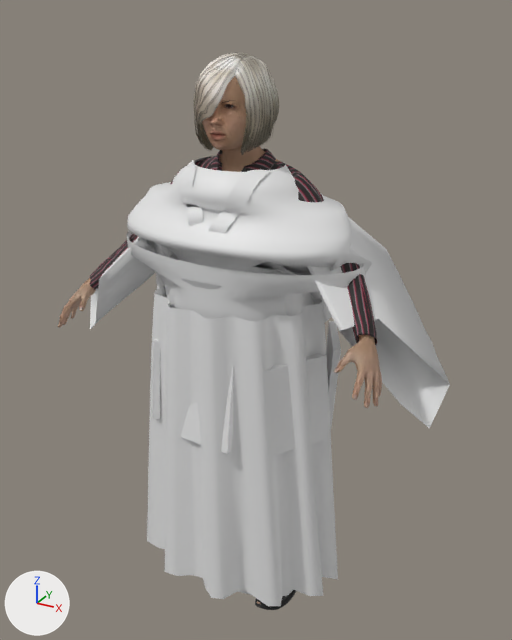
The glTF model HistoryShift/assets/characters/mh/f02.gltf: old version first, new version second.
Both versions are drawn from a 50 mm lens placed at (0.807, -1.418, 1.455), pointed at (0.021, 0.011, 0.74). The axes (+X, +Y, +Z) are drawn at lower left. The lights are the same throughout. The picture after the commit comes second. Vertices at exactly the same position are counted once.

In view in the first picture: 'f02.bob02', 'f02.body', 'f02.female_elegantsuit01', 'f02_garment_armor', 'f02_garment_eri', 'f02_garment_hakama', 'f02_garment_kosode' and 3 more.
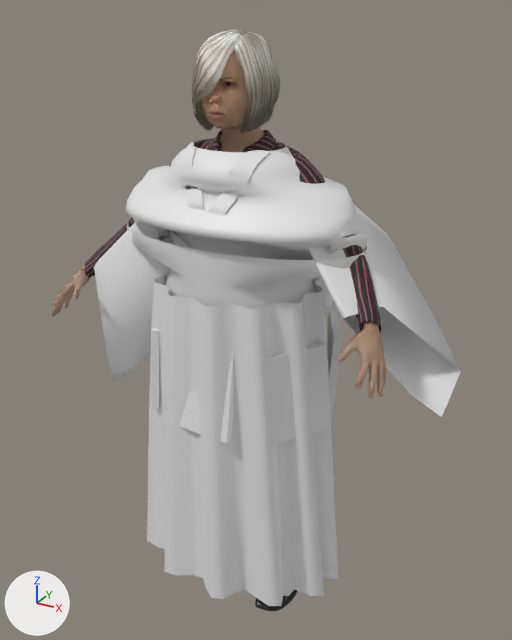
Not visible in the pictures: 'f02.eyebrow011', 'f02.eyebrow010'.

What changed in the scene script:
```text
Add mat_f02_eyebrow010:
    mat_f02_eyebrow010 = bpy.data.materials.new('f02.eyebrow010')
    # uses the picture img_eyebrow010
Change me_bob02:
    remove me_bob02.from_pydata(...)  # 1582 vertices, 2248 faces; spans x -0.085..0.086, y -0.135..0.054, z 1.165..1.37
    add me_bob02.from_pydata(...)  # 1582 vertices, 2248 faces; spans x -0.086..0.087, y -0.137..0.055, z 1.209..1.416
    me_bob02 part 1: the loose piece of 32 vertices spanning x 0.031..0.086, y -0.056..-0.032, z 1.177..1.363 is multiplied about its middle by the matrix ((1.024, 0.001, 0.001), (0.005, 1.029, 0.002), (-0.025, 0.007, 1.027)), then moved by (0.001, -0.001, 0.044)
    me_bob02 part 2: the loose piece of 32 vertices spanning x 0.031..0.086, y -0.044..-0.016, z 1.18..1.363 is multiplied about its middle by the matrix ((1.024, 0.003, 0.001), (0.009, 1.048, 0.007), (-0.025, 0.018, 1.027)), then moved by (0.001, 0.0, 0.044)
    me_bob02 part 3: 1518 of 1582 vertices moved; they spanned x -0.085..0.085, y -0.135..0.054, z 1.165..1.37 and now span x -0.086..0.086, y -0.137..0.055, z 1.209..1.416; mean shift (0.0, -0.001, 0.044); largest move (-0.031, -0.103, 1.342) -> (-0.031, -0.105, 1.392)
Change me_base:
    remove me_base.from_pydata(...)  # 13380 vertices, 26756 faces; spans x -0.422..0.422, y -0.252..0.08, z 0.0..1.362
    add me_base.from_pydata(...)  # 13380 vertices, 26756 faces; spans x -0.432..0.432, y -0.261..0.079, z 0.0..1.408
    me_base part 4: 13380 of 13380 vertices moved; they spanned x -0.422..0.422, y -0.252..0.08, z 0.0..1.362 and now span x -0.432..0.432, y -0.261..0.079, z 0.0..1.408; mean shift (0.0, -0.003, 0.03)
Change me_female_elegantsuit01:
    remove me_female_elegantsuit01.from_pydata(...)  # 2205 vertices, 4192 faces; spans x -0.385..0.384, y -0.168..0.086, z 0.421..1.167
    add me_female_elegantsuit01.from_pydata(...)  # 2205 vertices, 4192 faces; spans x -0.394..0.393, y -0.174..0.086, z 0.444..1.208
    me_female_elegantsuit01 part 5: 2205 of 2205 vertices moved; they spanned x -0.385..0.384, y -0.168..0.086, z 0.421..1.167 and now span x -0.394..0.393, y -0.174..0.086, z 0.444..1.208; mean shift (0.0, -0.001, 0.035)
Change me_base_001:
    remove me_base_001.from_pydata(...)  # 10730 vertices, 21212 faces; spans x -0.422..0.422, y -0.252..0.051, z 0.0..1.362
    add me_base_001.from_pydata(...)  # 10693 vertices, 21140 faces; spans x -0.432..0.432, y -0.261..0.05, z 0.0..1.408
    me_base_001 part 6: 11 vertices moved within x -0.064..0.064, y -0.122..-0.053, z 1.252..1.306; 4703 vertices removed from x -0.11..0.11, y -0.135..0.049, z 0.987..1.362; 4706 vertices added at x -0.11..0.11, y -0.133..0.05, z 1.027..1.408
    other edits to the shape of me_base_001 do not show in these pictures
Change me_kosode_body:
    remove me_kosode_body.from_pydata(...)  # 1072 vertices, 2000 faces; spans x -0.543..0.508, y -0.209..0.16, z 0.569..1.136
    add me_kosode_body.from_pydata(...)  # 1072 vertices, 2000 faces; spans x -0.375..0.53, y -0.216..0.158, z 0.522..1.177
    me_kosode_body part 7: 1072 of 1072 vertices moved; they spanned x -0.543..0.508, y -0.209..0.16, z 0.569..1.136 and now span x -0.375..0.53, y -0.216..0.158, z 0.522..1.177; mean shift (0.001, 0.001, 0.03)
Change me_eri:
    remove me_eri.from_pydata(...)  # 56 vertices, 52 faces; spans x -0.102..0.101, y -0.174..-0.064, z 0.961..1.14
    add me_eri.from_pydata(...)  # 56 vertices, 52 faces; spans x -0.102..0.102, y -0.173..-0.064, z 1.0..1.181
    me_eri part 8: 56 of 56 vertices moved; they spanned x -0.102..0.101, y -0.174..-0.064, z 0.961..1.14 and now span x -0.102..0.102, y -0.173..-0.064, z 1.0..1.181; mean shift (0.0, -0.001, 0.04)
Change me_do:
    remove me_do.from_pydata(...)  # 272 vertices, 456 faces; spans x -0.31..0.31, y -0.222..0.201, z 0.494..0.943
    add me_do.from_pydata(...)  # 272 vertices, 456 faces; spans x -0.309..0.309, y -0.223..0.2, z 0.523..0.976
    me_do part 9: the loose piece of 8 vertices spanning x 0.149..0.255, y -0.01..0.156, z 0.494..0.715 is moved by (0.0, -0.001, 0.029)
    me_do part 10: the loose piece of 8 vertices spanning x -0.255..-0.149, y -0.177..-0.011, z 0.494..0.715 is moved by (0.0, -0.001, 0.029)
    me_do part 11: the loose piece of 8 vertices spanning x -0.098..0.074, y -0.222..-0.165, z 0.494..0.715 is moved by (0.0, -0.001, 0.029)
    me_do part 12: the loose piece of 8 vertices spanning x 0.129..0.251, y -0.191..-0.029, z 0.494..0.715 is moved by (0.0, -0.001, 0.029)
    me_do part 13: 224 of 272 vertices moved; they spanned x -0.31..0.31, y -0.192..0.161, z 0.724..0.943 and now span x -0.309..0.309, y -0.19..0.158, z 0.754..0.976; mean shift (0.0, 0.0, 0.031); largest move (0.0, 0.125, 0.943) -> (0.0, 0.135, 0.976)
    other edits to the shape of me_do do not show in these pictures
Remove ob_f02_eyebrow011:
    ob_f02_eyebrow011 = bpy.data.objects.new('f02.eyebrow011', me_eyebrow011)
Add ob_f02_eyebrow010:
    ob_f02_eyebrow010 = bpy.data.objects.new('f02.eyebrow010', me_eyebrow010)  # 124 vertices, 192 faces; spans x -0.0481..0.0481, y -0.1255..-0.108, z 1.318..1.329
    ob_f02_eyebrow010.location = (0.0, 0.0, 0.0)
```

Changed parts and their boxes [x1, y1, x2, y2] in the pictures (512 x 640 px; the box of a moved part takes in the faces that stretch with it):
'f02_garment_kosode', reshaped: before [90, 156, 450, 428]; after [94, 138, 461, 417]
'f02_garment_armor', reshaped: before [127, 231, 365, 457]; after [127, 217, 367, 447]
'f02.body', reshaped: before [58, 76, 382, 604]; after [51, 51, 387, 605]
'f02.bob02', reshaped: before [193, 53, 279, 155]; after [192, 29, 280, 134]
'f02.female_elegantsuit01', reshaped (mostly hidden): before [90, 148, 377, 345]; after [84, 130, 381, 332]
'f02_garment_eri', reshaped: before [178, 160, 270, 234]; after [177, 142, 270, 215]
part 1 of me_bob02, moved or reshaped: before [249, 57, 270, 144]; after [249, 33, 271, 125]
part 2 of me_bob02, moved or reshaped: before [249, 56, 273, 142]; after [248, 32, 274, 122]
part 3 of me_bob02, moved or reshaped: before [193, 53, 279, 155]; after [192, 29, 280, 134]
part 6 of me_base_001, moved or reshaped (not visible before): after [205, 86, 233, 148]
part 9 of me_do, moved or reshaped: before [326, 321, 341, 429]; after [327, 311, 342, 419]
part 10 of me_do, moved or reshaped: before [153, 339, 160, 419]; after [152, 328, 160, 409]
part 11 of me_do, moved or reshaped: before [181, 368, 233, 454]; after [179, 355, 233, 443]
part 12 of me_do, moved or reshaped: before [264, 353, 327, 457]; after [264, 342, 327, 447]
part 13 of me_do, moved or reshaped: before [127, 231, 365, 352]; after [127, 217, 367, 341]
